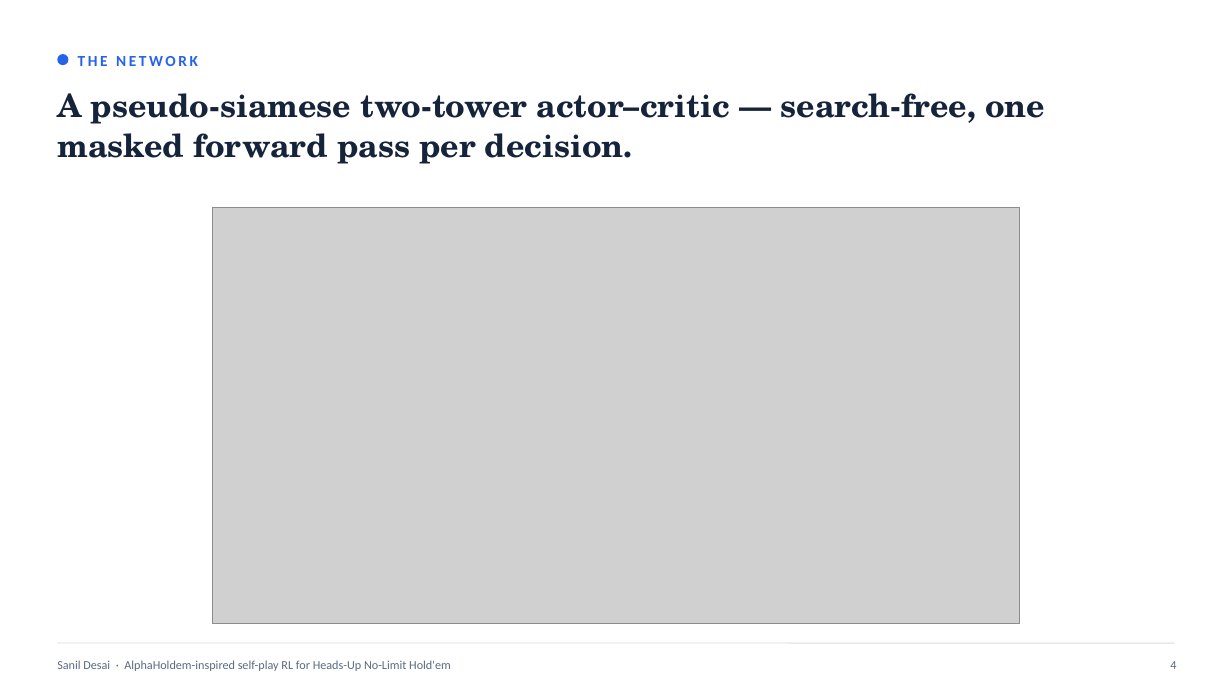
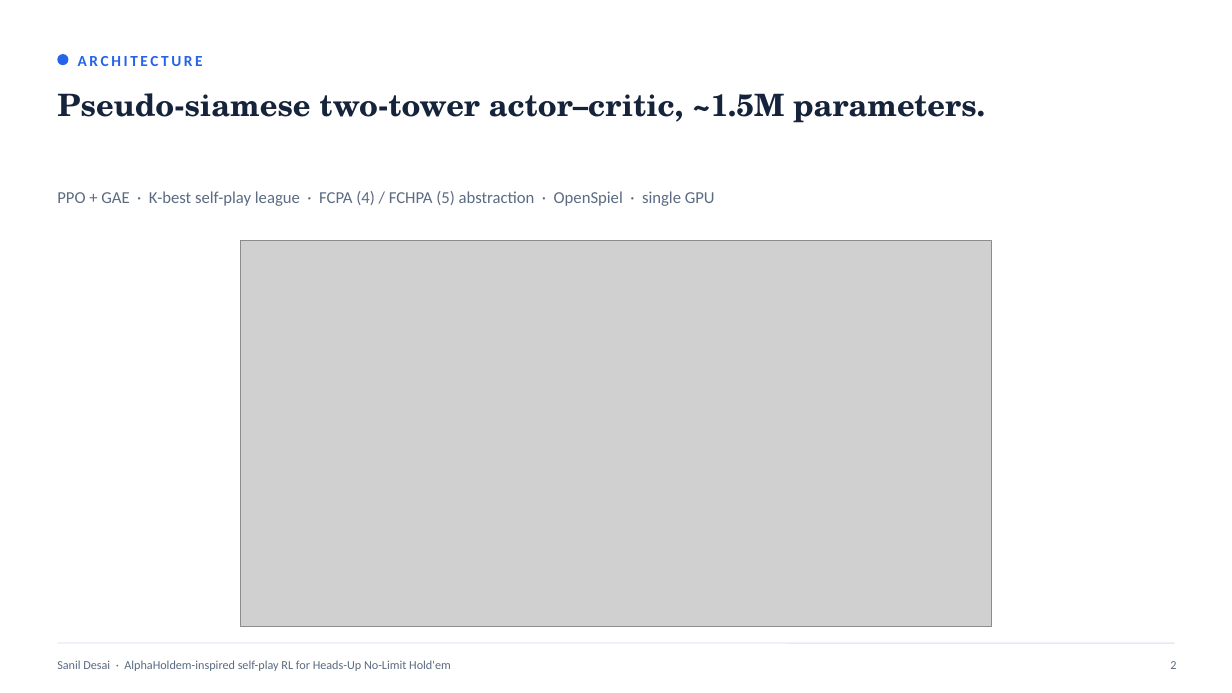
Before and after one commit to smdesai27/TxhmPokerAgent, a slide deck: slide 2 of presentation/AlphaHoldem_RL_deck.pptx (slide 4 before the commit). Drawn at 1232x693 pixels with LibreOffice and Linux fonts; fonts in the diff are those of the drawing; grey boxes stand for pictures. Boxes give left, top, right and bottom in pixels: in the first picture for what was removed or moved away, otherwise in the second. Text is boxed around its words. In the diff, an @@ line names an element or a change of style, - is before the commit and + after.

```diff
--- a/presentation/AlphaHoldem_RL_deck.pptx
+++ b/presentation/AlphaHoldem_RL_deck.pptx
@@ text at (78,56,203,66): text changed @@
-THE NETWORK
+ARCHITECTURE
@@ text at (57,93,985,123): text changed; size 25 to 24 pt @@
-A pseudo-siamese two-tower actor–critic — search-free, one masked forward pass per decision.
+Pseudo-siamese two-tower actor–critic, ~1.5M parameters.
@@ text added at (57,191,715,206), 13 pt, text #5B6B82 @@
+PPO + GAE · K-best self-play league · FCPA (4) / FCHPA (5) abstraction · OpenSpiel · single GPU
@@ picture: place and size @@
-picture at (212,208,1019,624)
+picture at (240,240,991,627)
@@ text at (1170,661,1176,669): text changed @@
-4
+2
```
Also in this commit, not shown: 8 other slides changed, 2 slides added, 6 slides removed, 23 other files.
